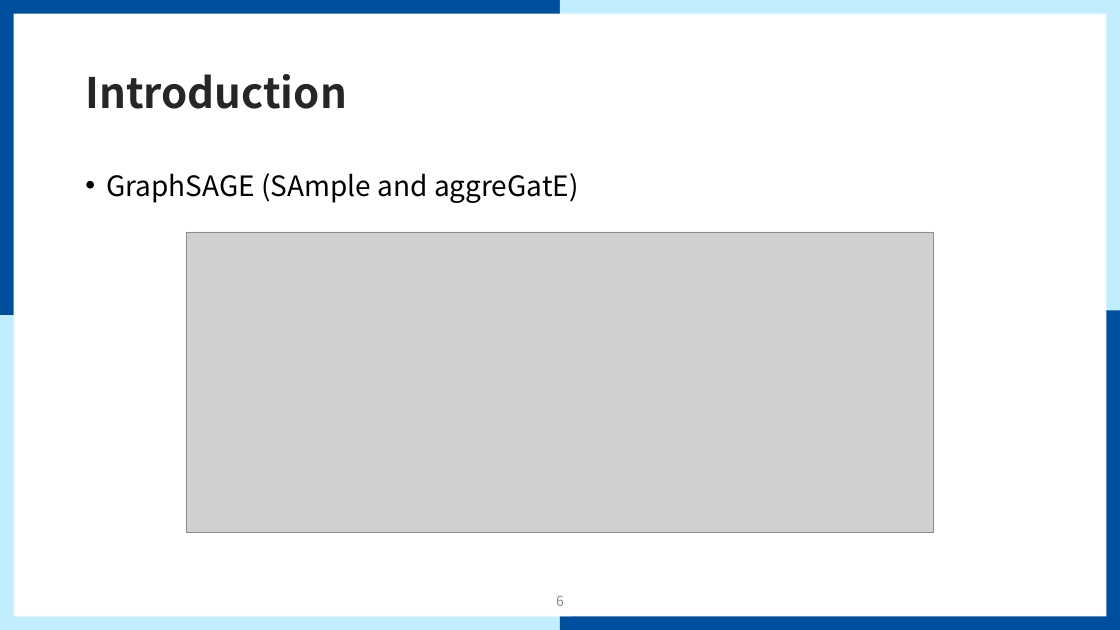
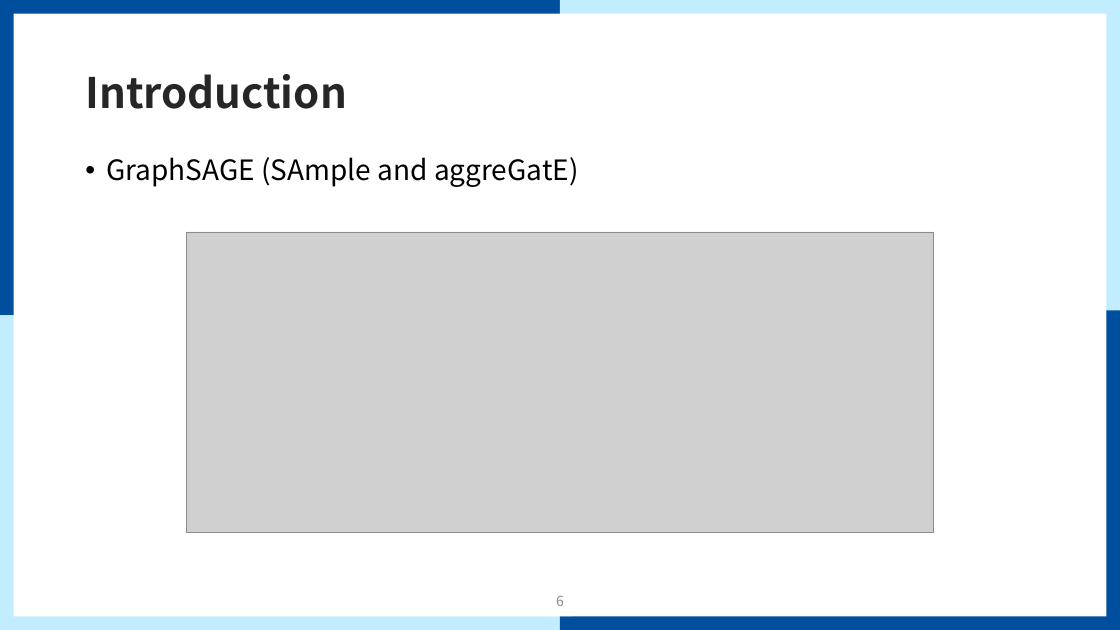
Before and after one commit to mmvv11/GraduateStudies, a slide deck: slide 6 of papers/review/GraphSAGE Review.pptx. Drawn at 1120x630 pixels with LibreOffice and Linux fonts; fonts in the diff are those of the drawing; grey boxes stand for pictures; background and template pictures are left out. Boxes give left, top, right and bottom in pixels: in the first picture for what was removed or moved away, otherwise in the second. Text is boxed around its words. In the diff, an @@ line names an element or a change of style, - is before the commit and + after.

Commit message:
GraphSAGE 리뷰 완성

```diff
--- a/papers/review/GraphSAGE Review.pptx
+++ b/papers/review/GraphSAGE Review.pptx
@@ text "GraphSAGE (SAmple and aggreGatE)": place and size @@
-text "GraphSAGE (SAmple and aggreGatE)" at bbox=[106, 173, 579, 203]
+text "GraphSAGE (SAmple and aggreGatE)" at bbox=[106, 157, 579, 187]
```
Also in this commit, not shown: 1 other slide changed, 13 slides added.
